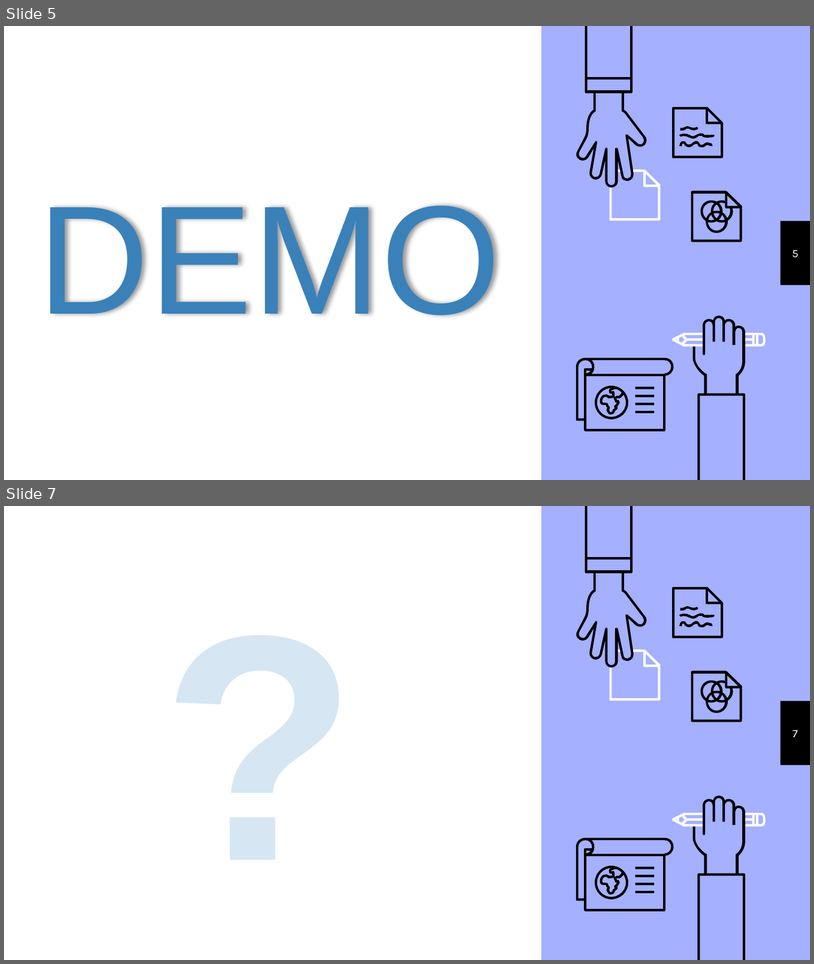
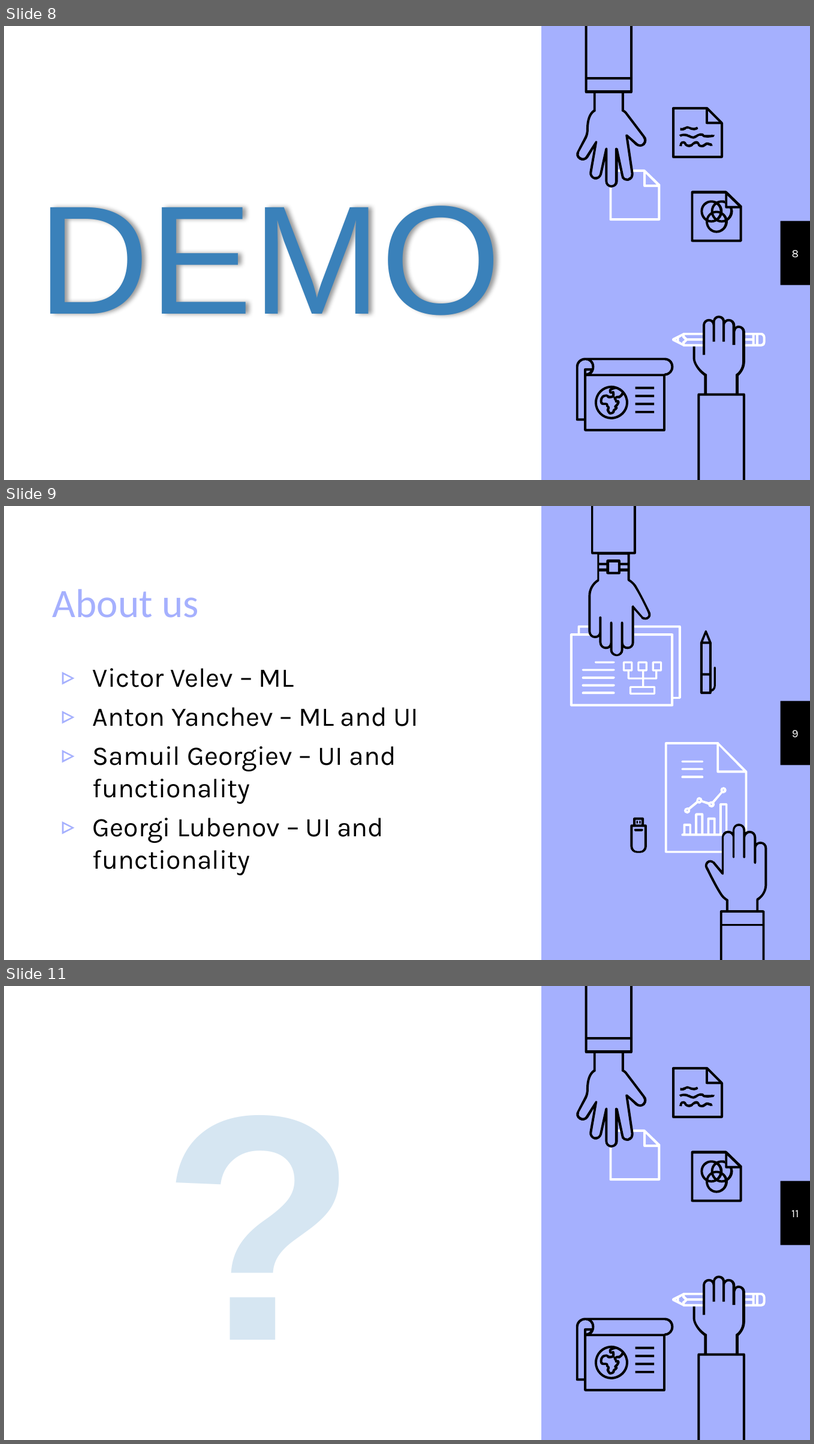
Before and after one commit to VIVelev/2Inter4U, a slide deck: OldAndBald.pptx. Shown one above the other, each under a label of ours: slides 5 and 7 before the commit, slides 8, 9 and 11 after it; the slides between them are not shown. The pictures are 814x964 and 814x1444 pixels, drawn with LibreOffice and Linux fonts; fonts in the diff are those of the drawing. Boxes give left, top, right and bottom in pixels: in the first picture for what was removed or moved away, otherwise in the second. Text is boxed around its words. In the diff, an @@ line names an element or a change of style, - is before the commit and + after.

```diff
--- a/OldAndBald.pptx
+++ b/OldAndBald.pptx
@@ slide 9 added at box(4, 506, 810, 960), background #A5B0FE; not listed: 2 template elements that a slide beside it also shows @@
@@ group added at box(570, 506, 716, 706): 9 freeform shapes @@
@@ title added at box(53, 589, 199, 618), 36 pt, text #A5B0FE @@
+About us
@@ text added at box(93, 668, 419, 875), 24 pt, text #000000 @@
+▹ Victor Velev – ML
+▹ Anton Yanchev – ML and UI
+▹ Samuil Georgiev – UI and functionality
+▹ Georgi Lubenov – UI and functionality
@@ page number added at box(792, 730, 799, 737), 10 pt, text #FFFFFF @@
+9
@@ group added at box(630, 742, 768, 960): 11 freeform shapes @@
@@ what was slide 5 is now slide 8 @@
@@ page number at box(792, 250, 799, 258): text changed @@
-5
+8
@@ what was slide 7 is now slide 11 @@
@@ page number at box(792, 1210, 799, 1217): text changed @@
-7
+11
```
Also in this commit, not shown: 3 slides changed, 4 other slides added, 1 slide removed, 59 other files.
